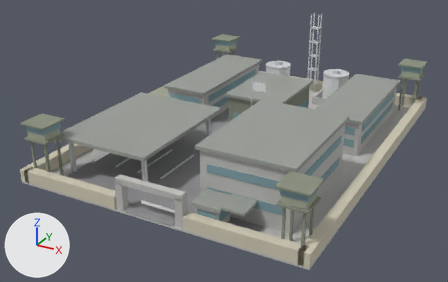
What one commit did to the OBJ model src/CSWarfront/Models/Building_MilitaryBase.obj.
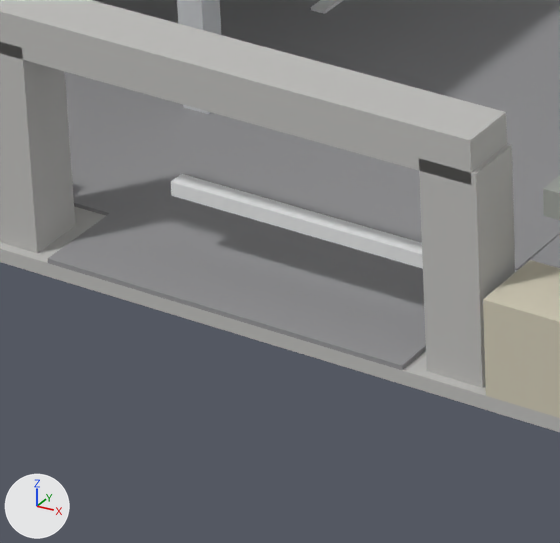
Each version appears first whole from a 50 mm camera at (45.4, -92.6, 45.0) aimed at (-2.7, -5.1, 1.3), and next in a close-up on the part from 26% to 43% of the width and 63% to 88% of the height. The lights are fixed; the arrows at lower left show +X, +Y and +Z. The older version's two pictures come first. Where no turn or scale is listed for an object, it has been applied to the vertices. Vertices at exactly the same position are counted once.

Names of what the first close-up shows: 'Building_MilitaryBase'.
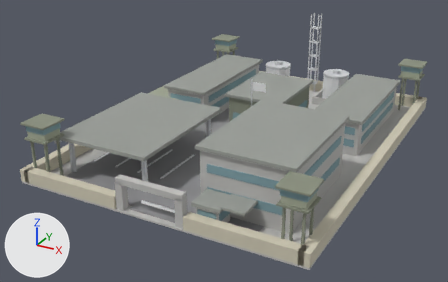
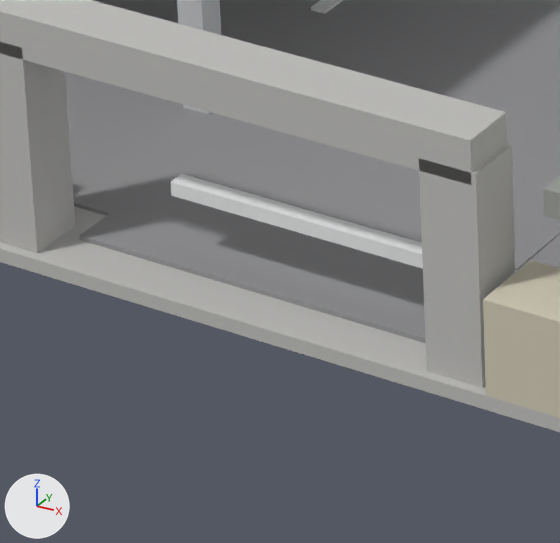
The change, as a diff of the scene's bpy script:
```diff
--- a/src/CSWarfront/Models/Building_MilitaryBase.obj.py
+++ b/src/CSWarfront/Models/Building_MilitaryBase.obj.py
@@ me_building_militarybase @@
 me_building_militarybase.from_pydata(...)  # 960 vertices, 1492 faces; spans x -24.0..24.0, y -32.0..32.0, z 0.0..17.3
 # used by ob_building_militarybase; location = (0.0, 0.0, 0.0)
+# me_building_militarybase part 1: the loose piece of 8 vertices spanning x -4.0..4.0, y -32.0..-8.0, z 0.3..0.4 is scaled about its middle by (1, 0.958, 2.8), then moved by (0.0, 0.5, -0.1)
 me_building_militarybase.materials.append(mat_mat0)
```

Pixel boxes [x1, y1, x2, y2] of what changed, in the close-ups (560 x 543 px; the box of a moved part takes in the faces that stretch with it):
part 1 of me_building_militarybase, moved or reshaped
    before: [48, 0, 560, 370]
    after: [79, 0, 560, 343]
